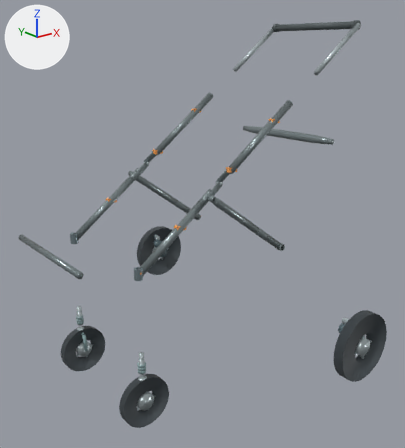
Renders of the glTF model models/no_cabin/w650_state6_wheel_M.glb from each side of a commit.
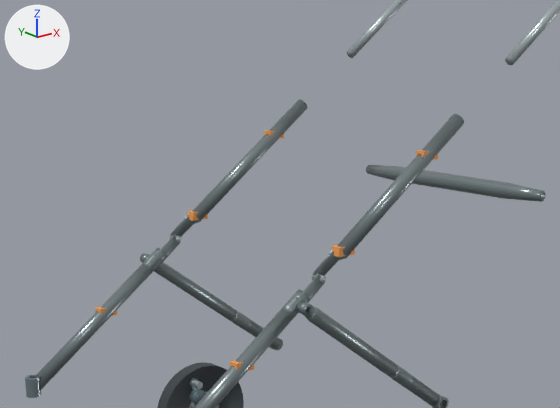
Each version is shown whole from a 50 mm lens placed at (-0.974, -1.978, 1.157), pointed at (0.582, -0.034, 0.379), then close up on the part from 14% to 84% of the width and 9% to 56% of the height. Arrows for +X, +Y and +Z are at upper left; the lights stay in place. The older version's two pictures come first.

The scene before the commit, as lines of its bpy script (objects in view):
```python
me_cylinder_2653 = bpy.data.meshes.new('Cylinder.2653')
me_cylinder_2653.from_pydata(...)  # 128 vertices, 252 faces; spans x 0.53..0.89, y -0.286..-0.254, z 0.662..0.943
me_cylinder_2653.materials.append(mat_frame)  # grey #869395
me_cylinder_2660 = bpy.data.meshes.new('Cylinder.2660')
me_cylinder_2660.from_pydata(...)  # 128 vertices, 252 faces; spans x 0.53..0.89, y 0.254..0.286, z 0.662..0.943
me_cylinder_2660.materials.append(mat_frame)  # grey #869395
me_v46_rearbar_014 = bpy.data.meshes.new('V46_rearbar.014')
me_v46_rearbar_014.from_pydata(...)  # 384 vertices, 764 faces; spans x 1.129..1.169, y -0.302..0.302, z 0.718..0.758
me_v46_rearbar_014.materials.append(mat_frame)  # grey #869395
ob_main_upper_1_015 = bpy.data.objects.new('main_upper_1.015', me_cylinder_2660)
ob_main_upper_1_015.location = (0.0, 0.0, 0.0)
ob_main_upper__1_015 = bpy.data.objects.new('main_upper_-1.015', me_cylinder_2653)
ob_main_upper__1_015.location = (0.0, 0.0, 0.0)
ob_v46_rearbar_014 = bpy.data.objects.new('V46_rearbar.014', me_v46_rearbar_014)
ob_v46_rearbar_014.location = (0.0, 0.0, 0.0)
# also in view: 'handle_slider_1.017' at (1.18, 0.27, 1.155); 'RR_tire.016' at (0.865, 0.748, -0.04); 'main_lower_-1.015' at (0.25, -0.27, 0.457); 'V46_rear_leg_-1.014' at (0.626, -0.302, 0.43); 'V46_rear_leg_1.014' at (0.626, 0.302, 0.43)
```
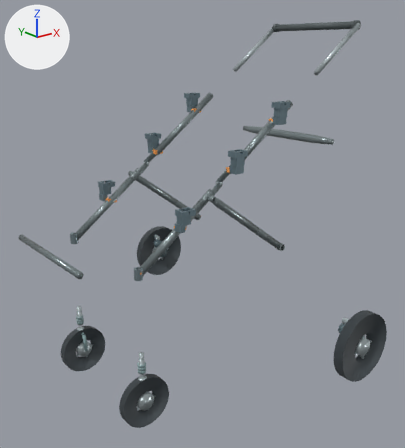
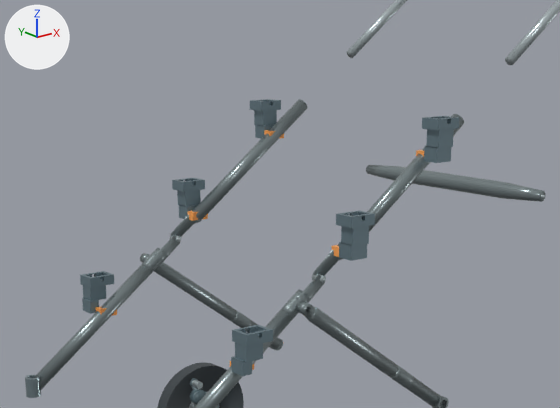
What differs and where, as boxes (x1, y1, x2, y2) in the close-ups (560 x 408 px):
'Universal_Cabin_Receiver_M_-1', added
    after: (336, 211, 375, 261)
'Universal_Cabin_Receiver_L_-1', added
    after: (231, 325, 273, 376)
'Universal_Cabin_Receiver_H_-1', added
    after: (422, 116, 459, 163)
'Universal_Cabin_Receiver_L_1', added
    after: (80, 271, 114, 314)
'Universal_Cabin_Receiver_M_1', added
    after: (172, 178, 205, 219)
'Universal_Cabin_Receiver_H_1', added
    after: (250, 99, 281, 138)

The change in detail:
Material 'Universal Cabin Receiver' (mat_universal_cabin_receiver) is new.
Its base color is (0.18, 0.26, 0.3) (greyish blue #768b95).
Its metallic is 0.58.
Its roughness is 0.42.
Mesh me_universal_cabin_receiver_m__1 is new.
It has 76 vertices, 156 faces and spans x 0.5147..0.5787, y -0.33..-0.282, z 0.669..0.762.
It uses material mat_universal_cabin_receiver (greyish blue #768b95).
Mesh me_universal_cabin_receiver_l__1 is new.
It has 76 vertices, 156 faces and spans x 0.245..0.312, y -0.33..-0.282, z 0.477..0.562.
It uses material mat_universal_cabin_receiver (greyish blue #768b95).
Mesh me_universal_cabin_receiver_h__1 is new.
It has 76 vertices, 156 faces and spans x 0.7547..0.8187, y -0.33..-0.282, z 0.849..0.942.
It uses material mat_universal_cabin_receiver (greyish blue #768b95).
Mesh me_universal_cabin_receiver_m_1 is new.
It has 76 vertices, 156 faces and spans x 0.5147..0.5787, y 0.282..0.33, z 0.669..0.762.
It uses material mat_universal_cabin_receiver (greyish blue #768b95).
Mesh me_universal_cabin_receiver_l_1 is new.
It has 76 vertices, 156 faces and spans x 0.245..0.312, y 0.282..0.33, z 0.477..0.562.
It uses material mat_universal_cabin_receiver (greyish blue #768b95).
Mesh me_universal_cabin_receiver_h_1 is new.
It has 76 vertices, 156 faces and spans x 0.7547..0.8187, y 0.282..0.33, z 0.849..0.942.
It uses material mat_universal_cabin_receiver (greyish blue #768b95).
Object 'Universal_Cabin_Receiver_M_-1' (ob_universal_cabin_receiver_m__1) is new; it shows me_universal_cabin_receiver_m__1.
Its location is (0.0, 0.0, 0.0).
Object 'Universal_Cabin_Receiver_L_-1' (ob_universal_cabin_receiver_l__1) is new; it shows me_universal_cabin_receiver_l__1.
Its location is (0.0, 0.0, 0.0).
Object 'Universal_Cabin_Receiver_H_-1' (ob_universal_cabin_receiver_h__1) is new; it shows me_universal_cabin_receiver_h__1.
Its location is (0.0, 0.0, 0.0).
Object 'Universal_Cabin_Receiver_M_1' (ob_universal_cabin_receiver_m_1) is new; it shows me_universal_cabin_receiver_m_1.
Its location is (0.0, 0.0, 0.0).
Object 'Universal_Cabin_Receiver_L_1' (ob_universal_cabin_receiver_l_1) is new; it shows me_universal_cabin_receiver_l_1.
Its location is (0.0, 0.0, 0.0).
Object 'Universal_Cabin_Receiver_H_1' (ob_universal_cabin_receiver_h_1) is new; it shows me_universal_cabin_receiver_h_1.
Its location is (0.0, 0.0, 0.0).
